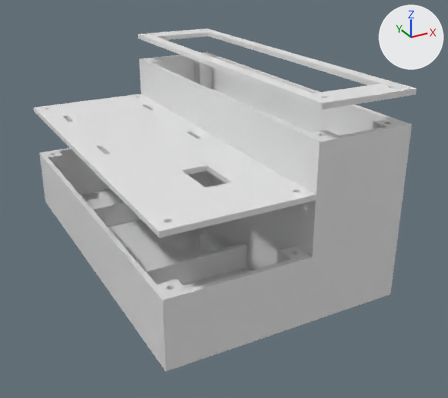
One commit to the Blender file resources/case/base.blend: the scene before it, then after it.
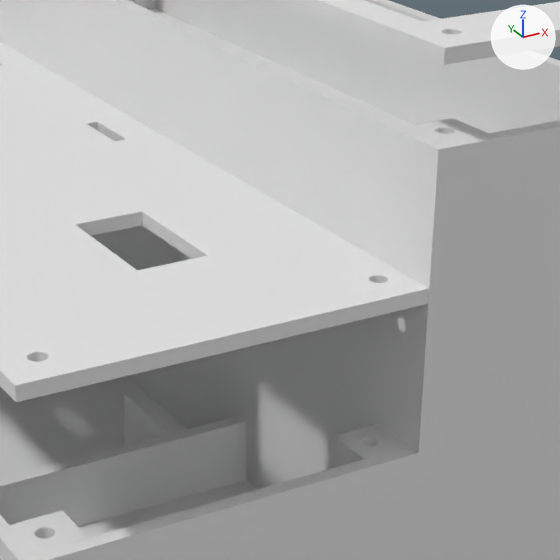
Each version is shown whole from a camera (50 mm lens) standing at (-104.5, -218.7, 125.9) and looking at (26.0, 18.5, 7.3), then close up on the part from 34% to 82% of the width and 21% to 75% of the height. Lighting does not change. The marker at upper right points along +X, +Y and +Z.
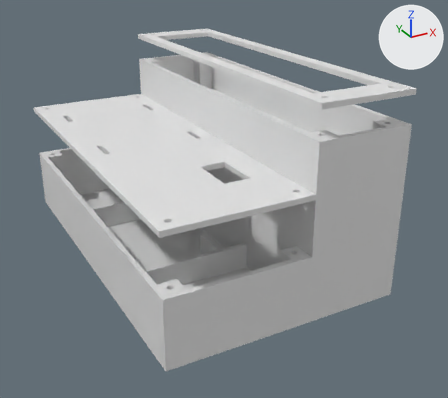
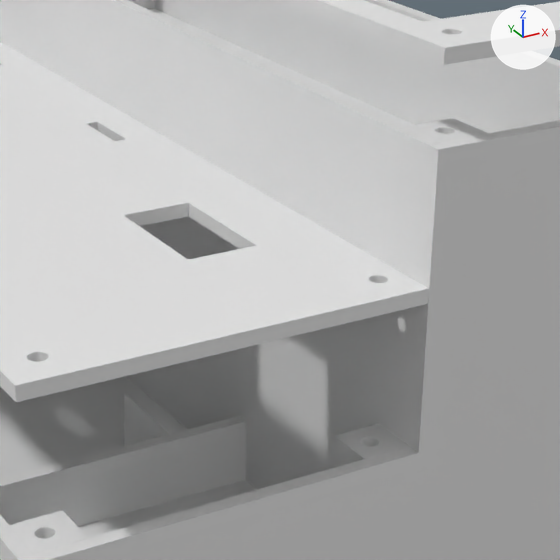
Where the newer file only moved an object's origin or applied its transform, the numbers keep the older frame.

Patch to the scene script:
```diff
--- a/resources/case/base.blend.py
+++ b/resources/case/base.blend.py
@@ me_cube_018 @@
 me_cube_018.from_pydata(...)  # 626 vertices, 331 faces; spans x -27.0..27.0, y -74.0..74.0, z -1.0..1.0
 # used by ob_cube_012; location = (-18.5, 0.0, 47.0)
+# me_cube_018 part 1: all 10 vertices in x -1.2..8.8, y -52.0..-34.0, z -1.0..1.0 are moved by (7.2, 0.0, 0.0)
```

Boxes [x1, y1, x2, y2] around the edits, measured in the close-ups (560 x 560 px; the box of a moved part takes in the faces that stretch with it):
part 1 of me_cube_018, moved or reshaped: [74, 200, 258, 273] in both
